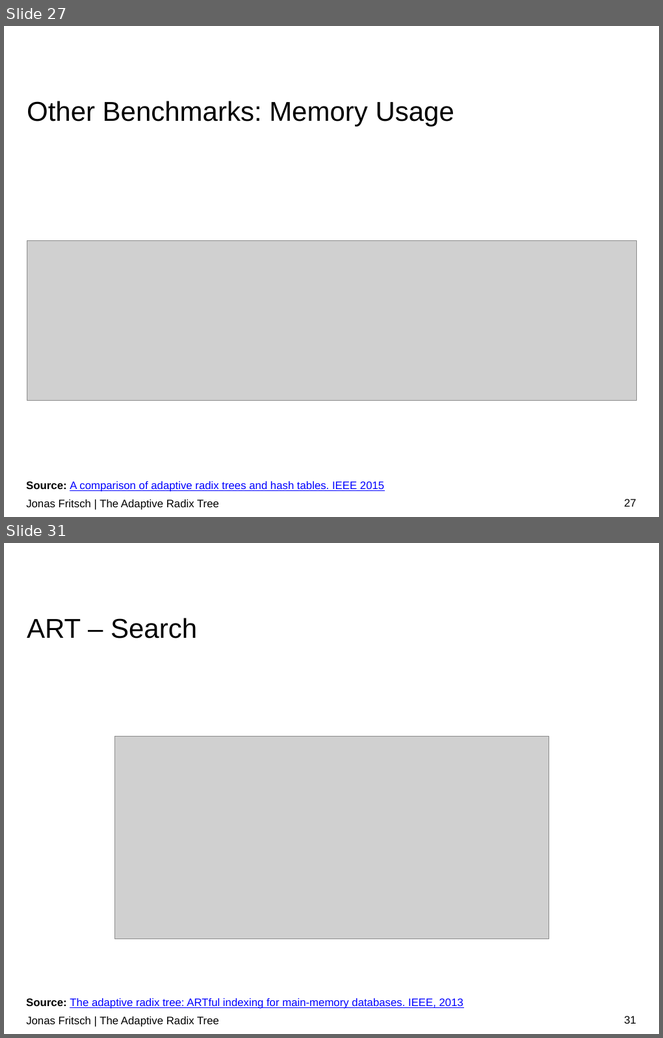
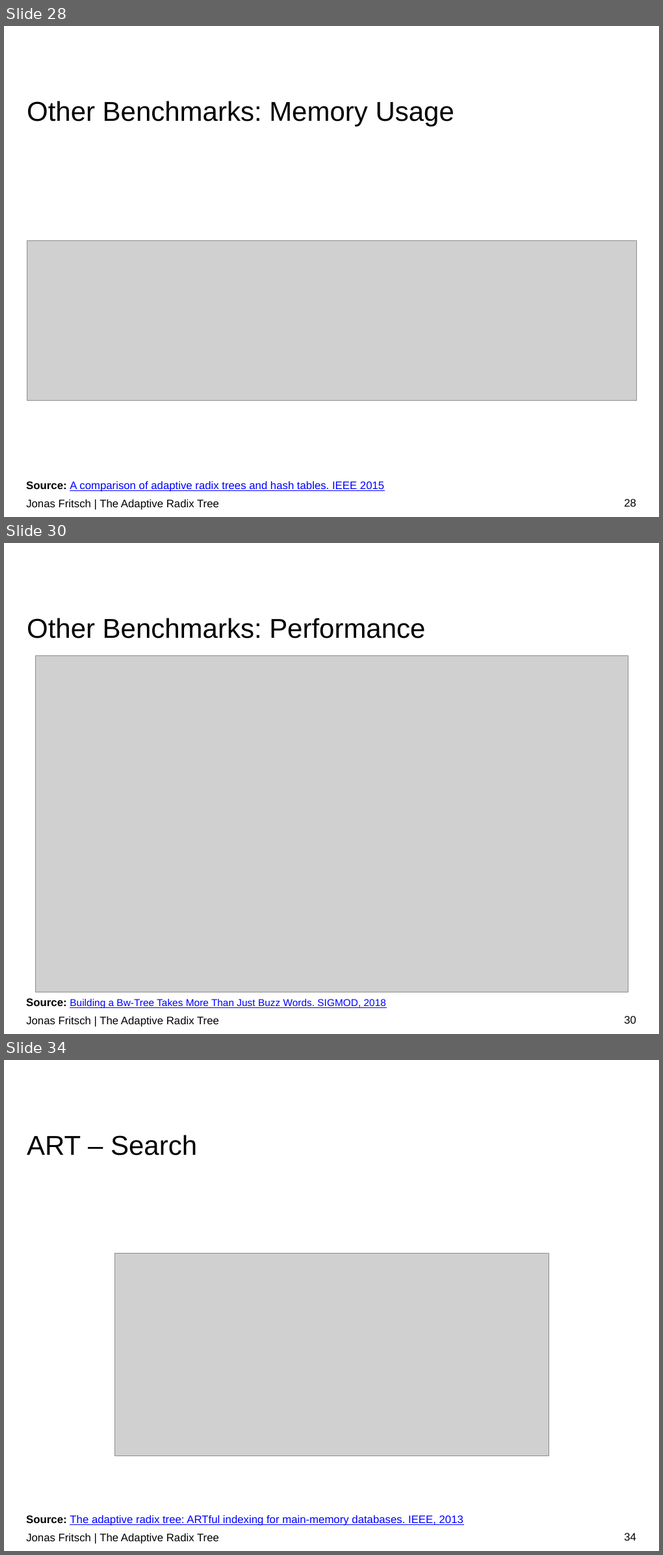
Before and after one commit to atalantus/The-Adaptive-Radix-Tree, a slide deck: Presentation/The Adaptive Radix Tree.pptx. Shown one above the other, each under a label of ours: slides 27 and 31 before the commit, slides 28, 30 and 34 after it; the slides between them are not shown. The pictures are 663x1038 and 663x1555 pixels, drawn with LibreOffice and Linux fonts; fonts in the diff are those of the drawing; grey boxes stand for pictures; background and template pictures are left out. Boxes give left, top, right and bottom in pixels: in the first picture for what was removed or moved away, otherwise in the second. Text is boxed around its words. In the diff, an @@ line names an element or a change of style, - is before the commit and + after.

```diff
--- a/Presentation/The Adaptive Radix Tree.pptx
+++ b/Presentation/The Adaptive Radix Tree.pptx
@@ slide 30 added at [4, 543, 659, 1034], background #FFFFFF @@
@@ title added at [27, 618, 425, 639], 30 pt, text #000000 @@
+Other Benchmarks: Performance
@@ picture added at [35, 655, 629, 992] @@
@@ text added at [26, 999, 386, 1008], 11 pt, text #0000FF, underline @@
+Source: Building a Bw-Tree Takes More Than Just Buzz Words. SIGMOD, 2018
@@ text added at [26, 1017, 219, 1027], 12 pt, text #000000 @@
+Jonas Fritsch | The Adaptive Radix Tree
@@ page number added at [624, 1016, 636, 1024], 12 pt, text #000000 @@
+30
@@ what was slide 27 is now slide 28 @@
@@ page number at [624, 499, 636, 507]: text changed @@
-27
+28
@@ what was slide 31 is now slide 34 @@
@@ page number at [624, 1533, 636, 1541]: text changed @@
-31
+34
```
Also in this commit, not shown: 2 slides changed, 2 other slides added, 2 other files.
